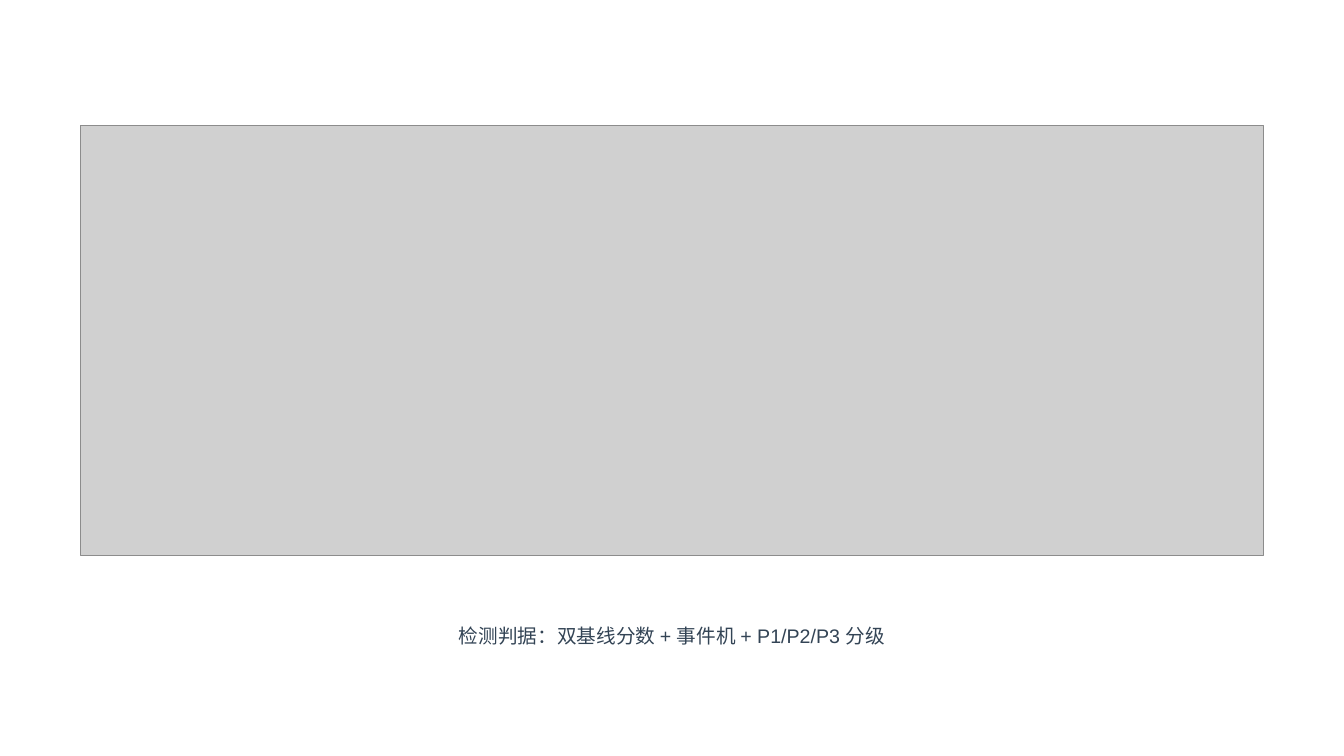
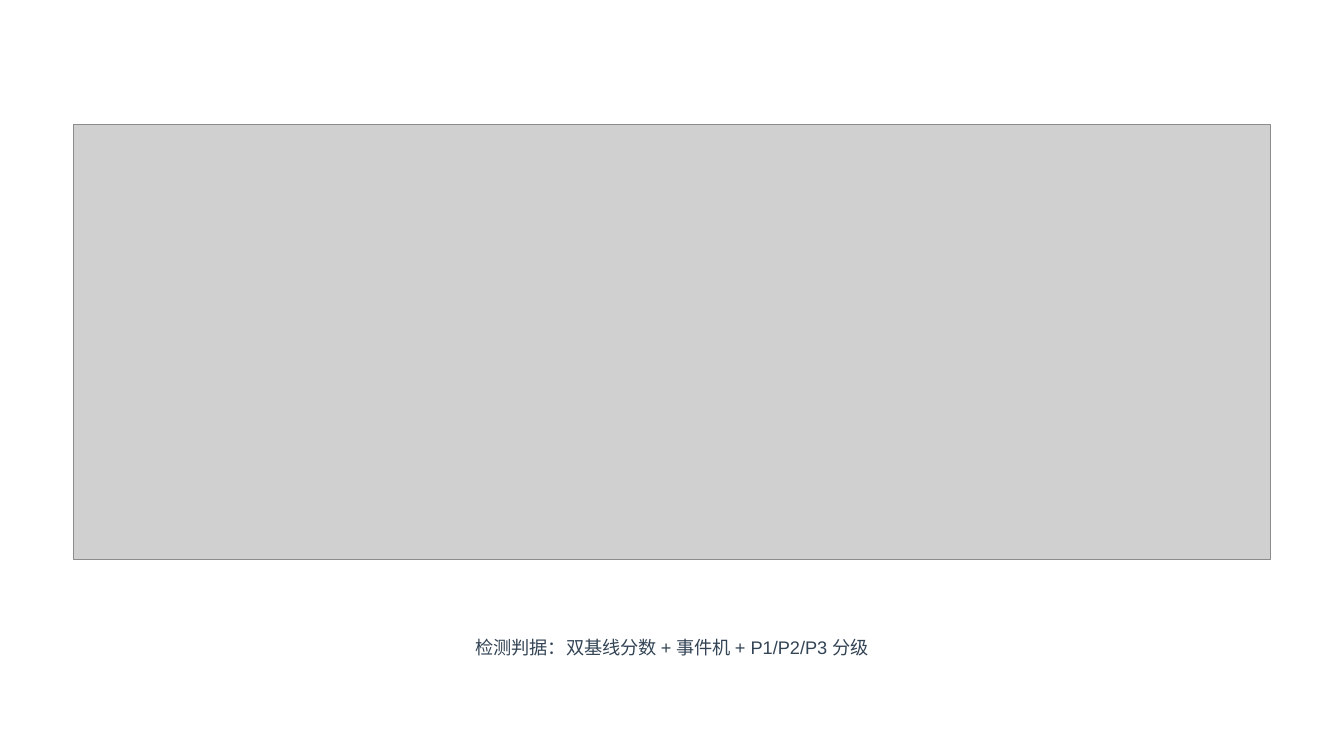
Before and after one commit to by739yang/BEWG_PdM, a slide deck: slide 7 of deliverables/ppt/澜脉_商业计划书.pptx (slide 8 before the commit). Drawn at 1344x756 pixels with LibreOffice and Linux fonts; fonts in the diff are those of the drawing; grey boxes stand for pictures. Boxes give left, top, right and bottom in pixels: in the first picture for what was removed or moved away, otherwise in the second. Text is boxed around its words. In the diff, an @@ line names an element or a change of style, - is before the commit and + after.

```diff
--- a/deliverables/ppt/澜脉_商业计划书.pptx
+++ b/deliverables/ppt/澜脉_商业计划书.pptx
@@ picture: place and size @@
-picture at [81,125,1263,556]
+picture at [74,125,1270,561]
@@ text "检测判据：双基线分数 + 事件机 + P1/P2/P3 ...": place and size @@
-text "检测判据：双基线分数 + 事件机 + P1/P2/P3 ..." at [459,626,885,645]
+text "检测判据：双基线分数 + 事件机 + P1/P2/P3 ..." at [475,638,868,656]
@@ text "检测判据：双基线分数 + 事件机 + P1/P2/P3 ..." at [475,638,868,656]: size 14 to 13 pt @@
```
Also in this commit, not shown: 28 other slides changed, 18 slides removed, 5 other files.
